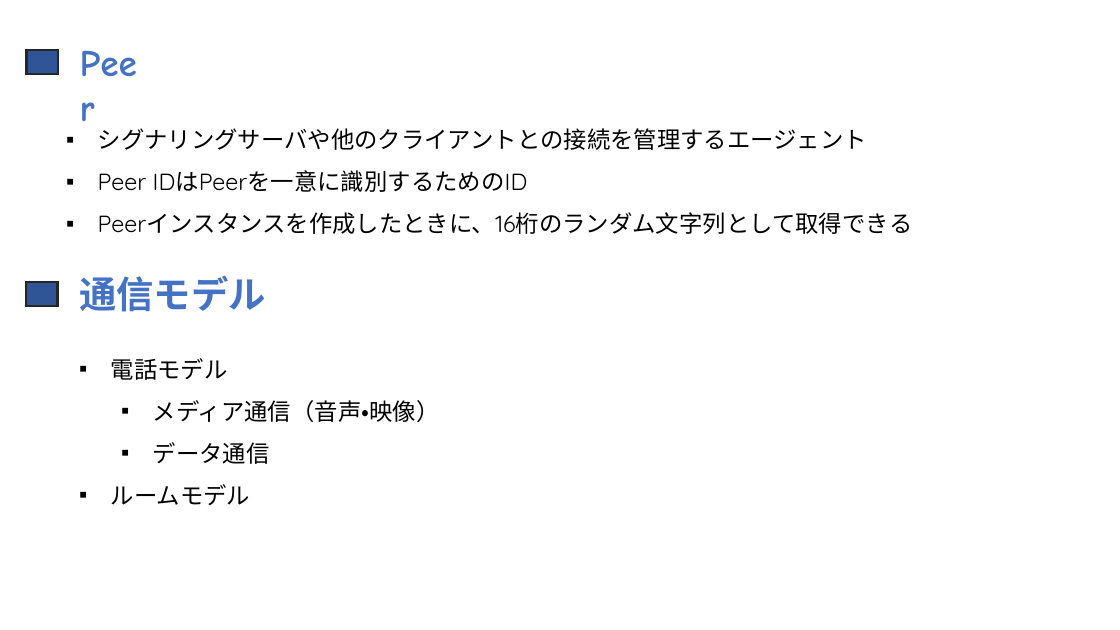
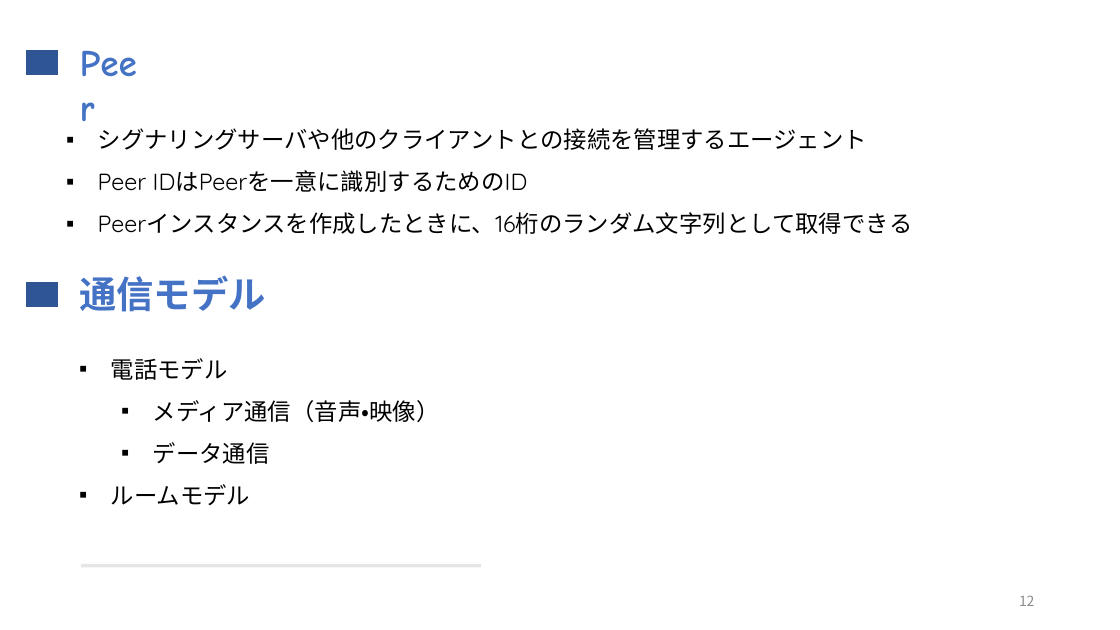
Before and after one commit to hninhnin95/webrtc-skyway, a slide deck: slide 12 of doc/勉強会_WebRTC_SkyWay.pptx. Drawn at 1120x630 pixels with LibreOffice and Linux fonts; fonts in the diff are those of the drawing. Boxes give left, top, right and bottom in pixels: in the first picture for what was removed or moved away, otherwise in the second. Text is boxed around its words. In the diff, an @@ line names an element or a change of style, - is before the commit and + after.

```diff
--- a/doc/勉強会_WebRTC_SkyWay.pptx
+++ b/doc/勉強会_WebRTC_SkyWay.pptx
@@ rectangle at (27,51,58,75): outline #262626 2.25 pt to #325491 1 pt @@
@@ rectangle at (26,283,57,307): outline #262626 2.25 pt to #325491 1 pt @@
@@ line added from (81, 566) to (481, 566), #000000 3 pt @@
@@ page number added at (1019,595,1035,606), 12 pt, text #8C8C8C @@
+12
```
Also in this commit, not shown: 12 other slides changed.
